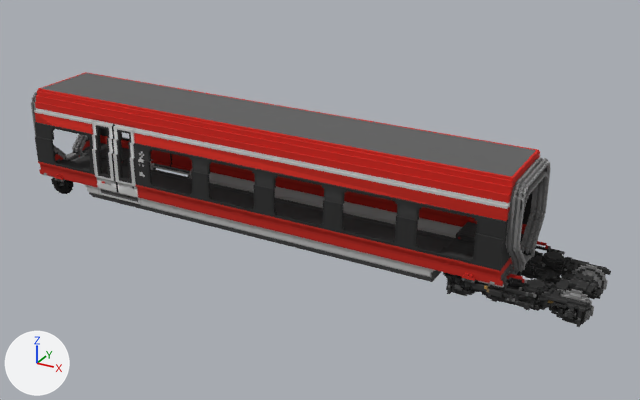
One commit to the OBJ model assets/immersiverailroading/models/rolling_stock/passenger/db_br_443-7/db_br_443-7.obj: the scene before it, then after it.
Camera for both pictures: a 50 mm lens placed at (11.81, -19.89, 11.28), pointed at (0.77, 0.19, 1.24). Lighting does not change. The marker at lower left points along +X, +Y and +Z. Where no turn or scale is listed for an object, it has been applied to the vertices. Vertices at the same position are counted once.

Objects in the first picture: 'BOGEY_REAR_FRAME', 'BOGEY_REAR_WHEEL_2', 'Bogie_Rear_Motor2', 'Bogie_Rear_Primary_Suspension_2', 'Bogie_Rear_Secondary_Suspension_2', 'Bogie_Rear_Wireloop_1', 'Bogie_Rear_Wireloop_2', 'Bogie_Rear_Yaw_Damper', 'DOOR_1_EXTERNAL_TL_0.125_Z_TL_0.6875_X_CG_dfl', 'DOOR_2_EXTERNAL_TL_0.125_Z_TL_-0.6875_X_CG_dfl', 'FRAME_1', 'FRAME_2', 'FRAME_3', 'FRAME_WHEEL_1_invisible', 'Gangway_1', 'Gangway_2'.
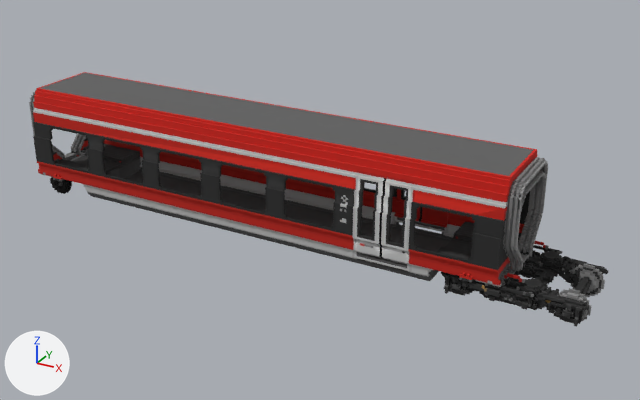
The change, as a diff of the scene's bpy script:
```diff
--- a/assets/immersiverailroading/models/rolling_stock/passenger/db_br_443-7/db_br_443-7.obj.py
+++ b/assets/immersiverailroading/models/rolling_stock/passenger/db_br_443-7/db_br_443-7.obj.py
@@ me_bogey_rear_frame @@
 me_bogey_rear_frame.from_pydata(...)  # 3060 vertices, 6424 faces; spans x 5.0..8.69, y -1.31..1.31, z 0.19..0.81
+# me_bogey_rear_frame part 1: the whole mesh is moved by (-0.06, 0.0, 0.0)
 me_bogey_rear_frame.materials.append(mat_texture)
@@ me_bogey_rear_wheel_1 @@
 me_bogey_rear_wheel_1.from_pydata(...)  # 552 vertices, 1100 faces; spans x 5.0..5.88, y -0.94..0.94, z -0.06..0.81
+# me_bogey_rear_wheel_1 part 2: the whole mesh is moved by (-0.06, 0.0, 0.0)
 me_bogey_rear_wheel_1.materials.append(mat_texture)
@@ me_bogey_rear_wheel_2 @@
 me_bogey_rear_wheel_2.from_pydata(...)  # 552 vertices, 1100 faces; spans x 7.81..8.69, y -0.94..0.94, z -0.06..0.81
+# me_bogey_rear_wheel_2 part 3: the whole mesh is moved by (-0.06, 0.0, 0.0)
 me_bogey_rear_wheel_2.materials.append(mat_texture)
@@ me_bogie_rear_primary_suspension_2 @@
 me_bogie_rear_primary_suspension_2.from_pydata(...)  # 266 vertices, 592 faces; spans x 5.125..5.75, y -1.188..-0.937, z 0.125..0.625
+# me_bogie_rear_primary_suspension_2 part 4: the whole mesh is moved by (-0.062, 0.0, 0.0)
 me_bogie_rear_primary_suspension_2.materials.append(mat_texture)
@@ me_bogie_rear_secondary_suspension_2 @@
 me_bogie_rear_secondary_suspension_2.from_pydata(...)  # 456 vertices, 1168 faces; spans x 7.0..7.56, y -1.12..1.12, z 0.56..0.81
+# me_bogie_rear_secondary_suspension_2 part 5: the whole mesh is moved by (-0.06, 0.0, 0.0)
 me_bogie_rear_secondary_suspension_2.materials.append(mat_texture)
@@ me_bogie_rear_wireloop_1 @@
-me_bogie_rear_wireloop_1.from_pydata(...)  # 855 vertices, 1742 faces; spans x 4.75..8.69, y -1.19..1.19, z 0.25..0.81
+me_bogie_rear_wireloop_1.from_pydata(...)  # 618 vertices, 1224 faces; spans x 4.69..8.12, y -1.19..1.19, z 0.25..0.81
+# me_bogie_rear_wireloop_1 part 6: the loose piece of 159 vertices spanning x 7.38..8.69, y -0.25..0.31, z 0.38..0.56 is deleted
+# me_bogie_rear_wireloop_1 part 7: 3 vertices moved from x 4.81..4.94, y -0.25..0.19, z 0.38..0.44 to x 4.69..4.88, y -0.25..0.13, z 0.38..0.44; 244 vertices removed from x 4.81..6.44, y -1.19..0.31, z 0.25..0.81; 166 vertices added at x 4.69..6.25, y -1.19..0.25, z 0.25..0.81
+# me_bogie_rear_wireloop_1 part 8: 49 vertices removed from x 7.38..8.19, y 0.5..1.19, z 0.25..0.69; 49 vertices added at x 7.19..8.06, y 0.5..1.19, z 0.25..0.69
+# me_bogie_rear_wireloop_1 part 9: 49 vertices removed from x 7.38..8.19, y -1.19..-0.5, z 0.25..0.69; 49 vertices added at x 7.19..8.06, y -1.19..-0.5, z 0.25..0.69
 me_bogie_rear_wireloop_1.materials.append(mat_texture)
@@ me_bogie_rear_wireloop_2 @@
 me_bogie_rear_wireloop_2.from_pydata(...)  # 72 vertices, 136 faces; spans x 6.56..7.12, y -1.06..1.06, z 0.87..1.0
+# me_bogie_rear_wireloop_2 part 10: the whole mesh is moved by (-0.06, 0.0, 0.0)
 me_bogie_rear_wireloop_2.materials.append(mat_texture)
@@ me_bogie_rear_yaw_damper @@
 me_bogie_rear_yaw_damper.from_pydata(...)  # 520 vertices, 1060 faces; spans x 5.75..7.44, y -1.38..1.38, z 0.31..0.81
+# me_bogie_rear_yaw_damper part 11: the whole mesh is moved by (-0.06, 0.0, 0.0)
 me_bogie_rear_yaw_damper.materials.append(mat_texture)
@@ me_door_1_external_tl_0_125_z_tl_0_6875_x_cg_dfl @@
 me_door_1_external_tl_0_125_z_tl_0_6875_x_cg_dfl.from_pydata(...)  # 118 vertices, 264 faces; spans x -5.31..-4.5, y -1.44..-1.19, z 0.75..2.94
+# me_door_1_external_tl_0_125_z_tl_0_6875_x_cg_dfl part 12: the whole mesh is moved by (8.69, 0.0, 0.0)
 me_door_1_external_tl_0_125_z_tl_0_6875_x_cg_dfl.materials.append(mat_texture)
@@ me_door_2_external_tl_0_125_z_tl__0_6875_x_cg_dfl @@
 me_door_2_external_tl_0_125_z_tl__0_6875_x_cg_dfl.from_pydata(...)  # 138 vertices, 304 faces; spans x -6.06..-5.25, y -1.44..-1.19, z 0.75..2.94
+# me_door_2_external_tl_0_125_z_tl__0_6875_x_cg_dfl part 13: the whole mesh is moved by (8.69, 0.0, 0.0)
 me_door_2_external_tl_0_125_z_tl__0_6875_x_cg_dfl.materials.append(mat_texture)
@@ me_frame_1 @@
 me_frame_1.from_pydata(...)  # 3498 vertices, 7336 faces; spans x -8.5..6.7, y -1.4..1.4, z 0.3..3.5
+# me_frame_1 part 14: the whole mesh is mirrored in x about its middle, then moved by (-0.1, 0.0, 0.0)
 me_frame_1.materials.append(mat_texture)
@@ me_frame_wheel_1_invisible @@
 me_frame_wheel_1_invisible.from_pydata(...)  # 552 vertices, 1100 faces; spans x -8.56..-7.75, y -0.94..0.94, z -0.06..0.75
+# me_frame_wheel_1_invisible part 15: the whole mesh is moved by (-0.06, 0.0, 0.0)
 me_frame_wheel_1_invisible.materials.append(mat_texture)
@@ me_gangway_1 @@
 me_gangway_1.from_pydata(...)  # 1066 vertices, 3224 faces; spans x -8.62..-8.38, y -1.19..1.19, z 0.81..3.38
+# me_gangway_1 part 16: the whole mesh is moved by (-0.06, 0.0, 0.0)
 me_gangway_1.materials.append(mat_texture)
@@ me_gangway_2 @@
 me_gangway_2.from_pydata(...)  # 1454 vertices, 4244 faces; spans x 6.56..6.88, y -1.19..1.19, z 0.81..3.38
+# me_gangway_2 part 17: the whole mesh is moved by (-0.06, 0.0, 0.0)
 me_gangway_2.materials.append(mat_texture)
@@ ob_bogie_rear_motor2 @@
-ob_bogie_rear_motor2 = bpy.data.objects.new('Bogie_Rear_Motor2', me_bogie_rear_motor2)
```

Pixel boxes [x1, y1, x2, y2] of what changed, in the pictures (640 x 400 px; the box of a moved part takes in the faces that stretch with it):
'FRAME_1', mesh mirrored: before [34, 72, 540, 287]; after [33, 72, 538, 287]
'Gangway_2', mesh moved: before [507, 157, 551, 272]; after [504, 157, 548, 271]
'BOGEY_REAR_FRAME', mesh moved: before [443, 253, 611, 312]; after [441, 252, 608, 311]
'DOOR_1_EXTERNAL_TL_0.125_Z_TL_0.6875_X_CG_dfl', mesh moved: before [113, 124, 140, 199]; after [379, 179, 414, 265]
'DOOR_2_EXTERNAL_TL_0.125_Z_TL_-0.6875_X_CG_dfl', mesh moved: before [92, 120, 120, 194]; after [353, 173, 386, 258]
'BOGEY_REAR_WHEEL_2', mesh moved: before [557, 264, 608, 324]; after [555, 264, 605, 324]
'Bogie_Rear_Yaw_Damper', mesh moved: before [467, 245, 565, 310]; after [465, 245, 562, 310]
'Bogie_Rear_Motor2', deleted (black): before [548, 272, 598, 299]
'Bogie_Rear_Secondary_Suspension_2', mesh moved: before [522, 251, 566, 296]; after [520, 251, 563, 296]
'Bogie_Rear_Wireloop_1', reshaped: before [452, 257, 603, 319]; after [450, 257, 566, 318]
'Gangway_1', mesh moved: before [31, 90, 85, 160]; after [29, 90, 83, 160]
'Bogie_Rear_Primary_Suspension_2', mesh moved: before [446, 277, 472, 295]; after [444, 276, 470, 295]
'FRAME_WHEEL_1_invisible', mesh moved: before [51, 178, 74, 194]; after [50, 177, 72, 194]
'Bogie_Rear_Wireloop_2', mesh moved: before [504, 241, 551, 283]; after [502, 241, 549, 283]
'BOGEY_REAR_WHEEL_1', mesh moved (not visible afterwards): before [456, 293, 473, 296]
part 6 of me_bogie_rear_wireloop_1, deleted: before [568, 283, 603, 299]
part 7 of me_bogie_rear_wireloop_1, moved or reshaped: before [452, 276, 488, 295]; after [450, 280, 485, 294]
part 8 of me_bogie_rear_wireloop_1, moved or reshaped: before [553, 257, 568, 274]; after [551, 257, 566, 272]
part 9 of me_bogie_rear_wireloop_1, moved or reshaped: before [538, 294, 567, 319]; after [536, 294, 565, 318]
